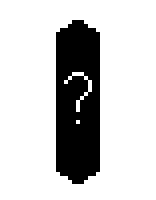
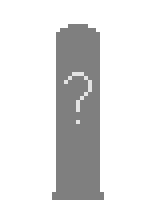
Layers edited between the first and the second 156x200 image:
"Layer 3": opacity 100% → 50%, painted on it over <box>52,20,104,200</box>
